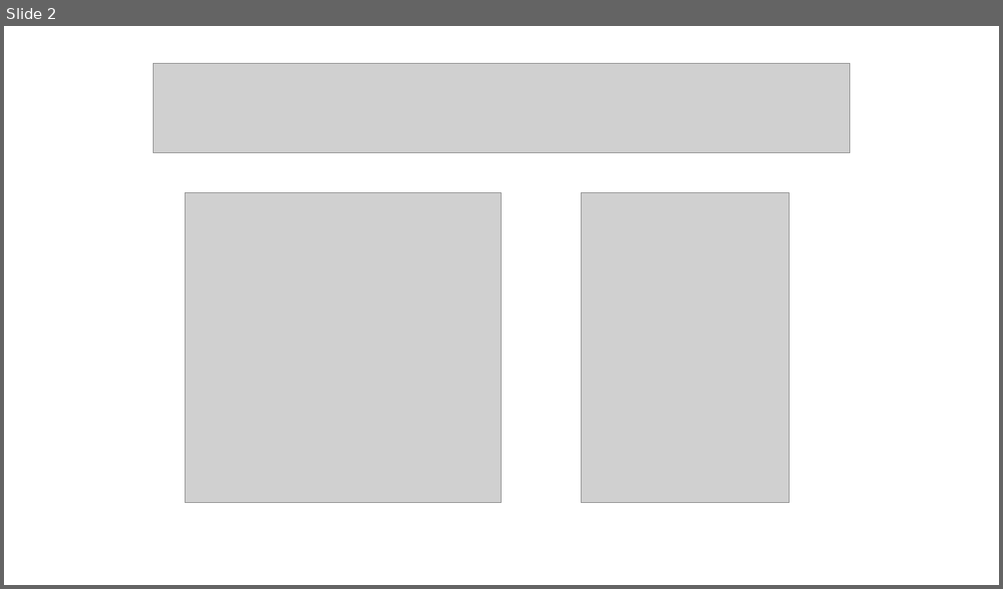
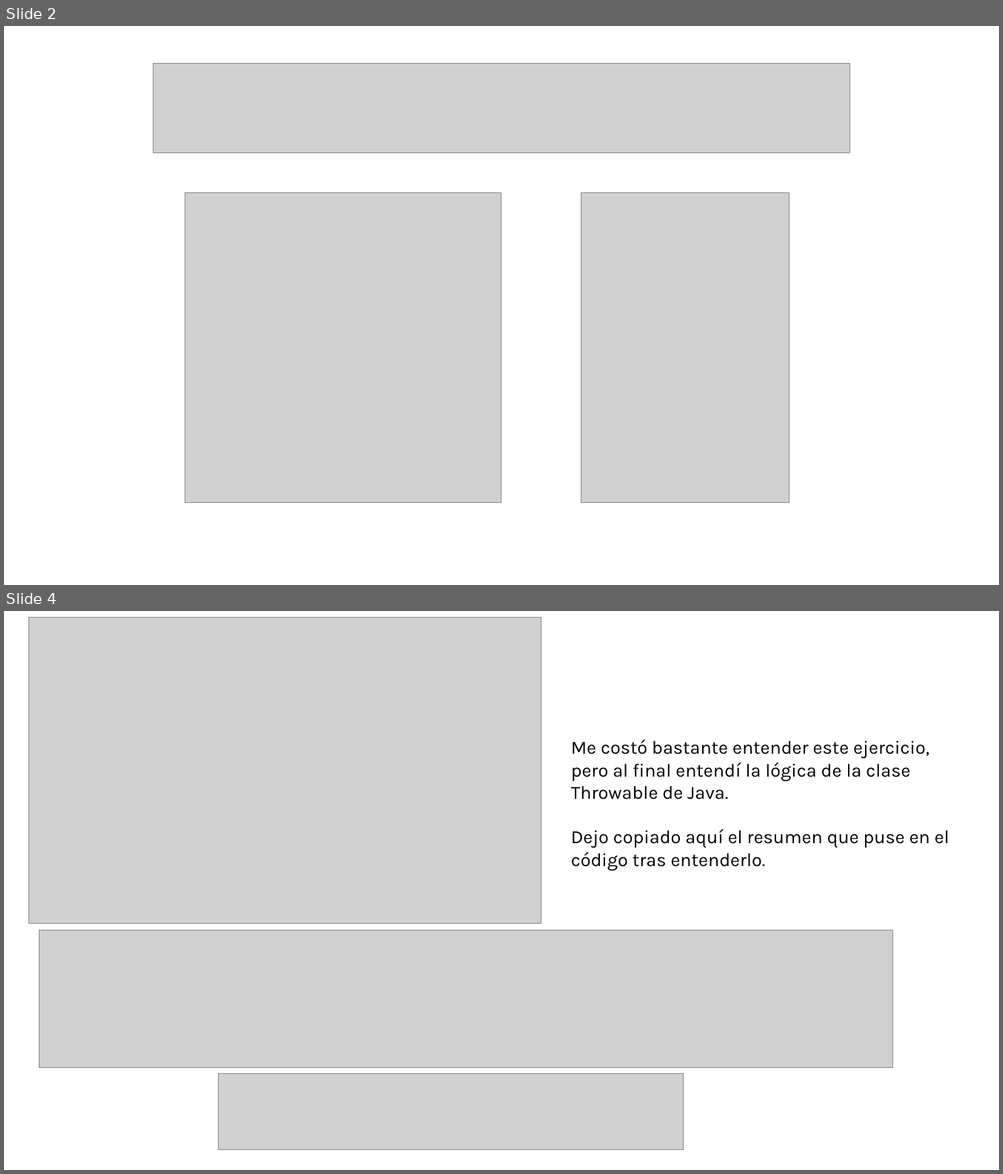
Before and after one commit to AchillesD9-Alex/-2024-Java-Angular-Bootcamp, a slide deck: [JAVA]/C2/TA10/ta10.pptx. Shown one above the other, each under a label of ours: slide 2 before the commit, slides 2 and 4 after it; the slides between them are not shown. The pictures are 1003x589 and 1003x1174 pixels, drawn with LibreOffice and Linux fonts; fonts in the diff are those of the drawing; grey boxes stand for pictures. Boxes give left, top, right and bottom in pixels: in the first picture for what was removed or moved away, otherwise in the second. Text is boxed around its words. In the diff, an @@ line names an element or a change of style, - is before the commit and + after.

```diff
--- a/[JAVA]/C2/TA10/ta10.pptx
+++ b/[JAVA]/C2/TA10/ta10.pptx
@@ slide 4 added at (4, 611, 999, 1170), background #FFFFFF @@
@@ picture added at (29, 618, 541, 924) @@
@@ text added at (571, 740, 949, 871), 18 pt, text #000000 @@
+Me costó bastante entender este ejercicio, pero al final entendí la lógica de la clase Throwable de Java.
+Dejo copiado aquí el resumen que puse en el código tras entenderlo.
@@ picture added at (39, 931, 893, 1068) @@
@@ picture added at (219, 1074, 684, 1150) @@
```
Also in this commit, not shown: 2 other slides added, 4 slides removed, 1 other file.
